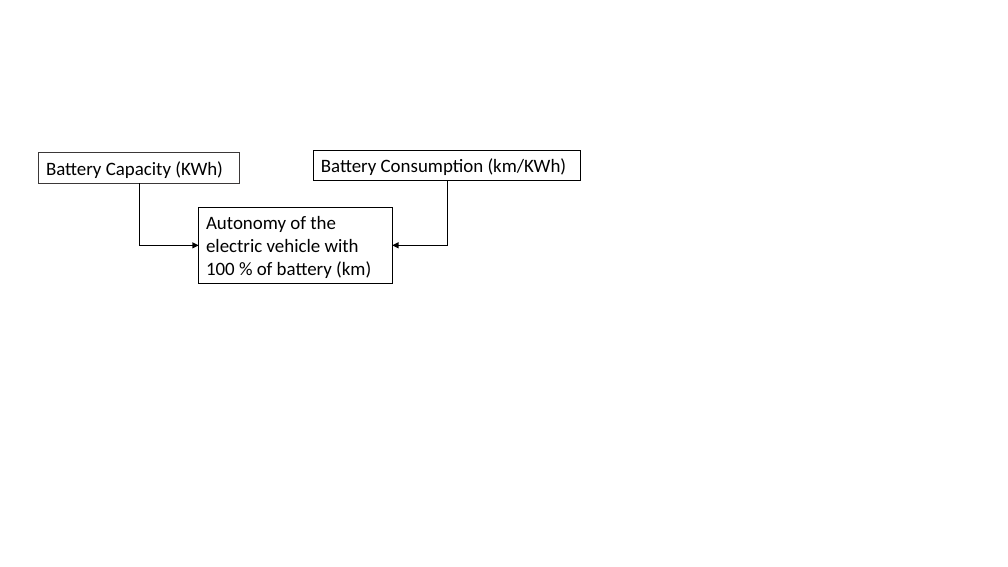
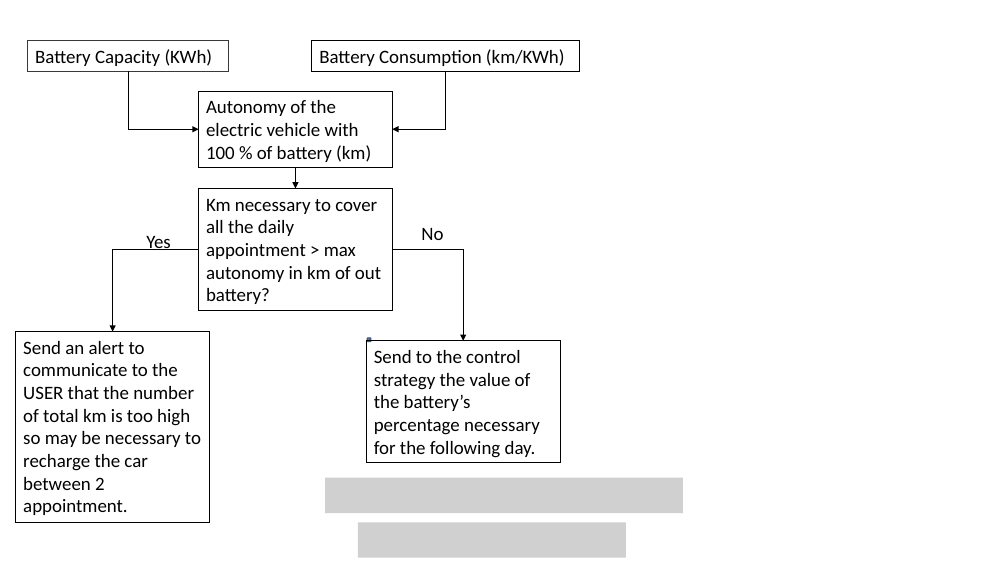
Before and after one commit to annageraci/Battery_Charger_Smart, a slide deck: slide 4 of Materiale Extra/Use Case Diagram.pptx. Drawn at 1008x567 pixels with LibreOffice and Linux fonts; fonts in the diff are those of the drawing; grey boxes stand for pictures. Boxes give left, top, right and bottom in pixels: in the first picture for what was removed or moved away, otherwise in the second. Text is boxed around its words. In the diff, an @@ line names an element or a change of style, - is before the commit and + after.

Commit message:
presentazione Daily part

```diff
--- a/Materiale Extra/Use Case Diagram.pptx
+++ b/Materiale Extra/Use Case Diagram.pptx
@@ rectangle "Battery Capacity (KWh)": place and size @@
-rectangle "Battery Capacity (KWh)" at (39, 153, 239, 183)
+rectangle "Battery Capacity (KWh)" at (28, 41, 228, 71)
@@ rectangle "Battery Consumption (km/KWh)": place and size @@
-rectangle "Battery Consumption (km/KWh)" at (314, 150, 582, 181)
+rectangle "Battery Consumption (km/KWh)" at (312, 41, 580, 71)
@@ elbow arrow moved from (139, 183) - (199, 246) to (128, 72) - (199, 129) @@
@@ elbow arrow moved from (447, 181) - (392, 246) to (445, 72) - (392, 129) @@
@@ rectangle "Autonomy of the electric vehicle ...": place and size @@
-rectangle "Autonomy of the electric vehicle ..." at (199, 207, 392, 284)
+rectangle "Autonomy of the electric vehicle ..." at (199, 91, 392, 168)
@@ arrow added from (296, 167) to (296, 188), #000000 0.5 pt @@
@@ rectangle added at (199, 188, 392, 311), fill #FFFFFF, outline #000000 1 pt, 18 pt, text #000000 @@
+Km necessary to cover all the daily appointment > max autonomy in km of out battery?
@@ text added at (146, 236, 171, 250), 18 pt, text #000000 @@
+Yes
@@ text added at (421, 228, 443, 240), 18 pt, text #000000 @@
+No
@@ elbow arrow added from (199, 250) to (113, 332), #000000 0.5 pt @@
@@ elbow arrow added from (392, 250) to (464, 341), #000000 0.5 pt @@
@@ rectangle added at (16, 332, 209, 523), outline #000000 0.75 pt, 18 pt, text #000000 @@
+Send an alert to communicate to the USER that the number of total km is too high so may be necessary to recharge the car between 2 appointment.
@@ rectangle added at (367, 341, 560, 464), outline #000000 0.75 pt, 18 pt, text #000000 @@
+Send to the control strategy the value of the battery’s percentage necessary for the following day.
@@ rounded rectangle added at (368, 338, 371, 342), fill #4472C4, outline #325491 1 pt @@
@@ picture added at (325, 478, 683, 513) @@
@@ picture added at (358, 523, 625, 557) @@
```
Also in this commit, not shown: 2 other files.
